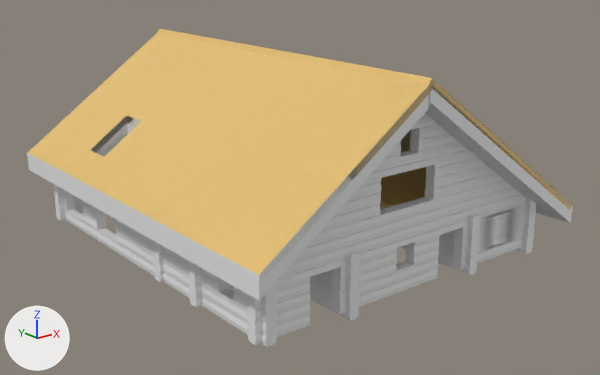
What one commit did to the FBX model Assets/Models/Cabin.fbx.
Camera for both pictures: a 50 mm lens placed at (-25.7, -22.1, 14.3), pointed at (-1.9, 7.7, 2.4). Lighting does not change. The marker at lower left points along +X, +Y and +Z. Where no turn or scale is listed for an object, it has been applied to the vertices. Vertices at the same position are counted once.

Objects in the first picture: 'Roof', 'Snowplane', 'UpperFloor', 'Walls'.
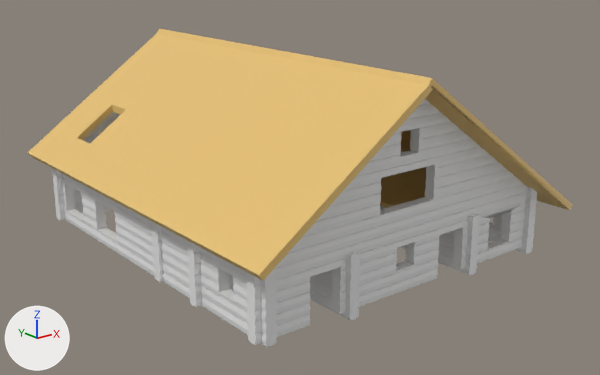
Where the newer file only moved an object's origin or applied its transform, the numbers keep the older frame.

Changed parts and their boxes [x1, y1, x2, y2] in the pictures (600 x 375 px):
'Walls', reshaped
    before: [54, 113, 536, 347]
    after: [52, 99, 537, 347]
'Snowplane', deleted
    before: [27, 30, 573, 301]
part 1 of me_cube_020, cut back
    before: [488, 211, 511, 249]
part 2 of me_cube_003, built on
    before: [29, 83, 428, 275]
    after: [28, 83, 428, 275]

The change, as a diff of the scene's bpy script:
```diff
--- a/Assets/Models/Cabin.fbx.py
+++ b/Assets/Models/Cabin.fbx.py
@@ me_cube_003 @@
 me_cube_003.from_pydata(...)  # 39 vertices, 33 faces; spans x -4.2..13.6, y -10.0..10.0, z -4.3..2.9
 # used by ob_roof; location = (-6.75, 8.5, 6.13)
 # verts and faces of me_cube_003; kept vertices keep their numbers, new ones are numbered from 39
 # before: 1 (-4.2, -10.0, -2.8) at pixel (258, 275), 3 (-4.2, 10.0, -2.8) at pixel (27, 152), 7 (3.5, 10.0, 2.6) at pixel (156, 33), 20 (3.5, -10.0, 2.6) at pixel (428, 85), 28 (-0.9, 5.3, -0.8) at pixel (127, 122)
 # before: 29 (-0.9, 3.8, -0.8), 30 (-2.9, 3.8, -2.2), 31 (-2.9, 5.3, -2.2), 35 (-2.9, 3.8, -1.9) at pixel (104, 156), 36 (-2.9, 5.3, -1.9) at pixel (90, 150)
 # before: 37 (-0.9, 5.3, -0.5) at pixel (126, 115), 38 (-0.9, 3.8, -0.5) at pixel (141, 120)
+# me_cube_003 part 2
+delete_vertices([35])  # with the faces that use them
+for i in [*range(28, 32)]: verts[i] += (0.2, 2.0, 0.1)
+for i in [36, 37, 38]: verts[i] += (0.2, 2.0, 0.2)
+verts[39] = (-2.7, 5.8, -1.7)  # pixel (90, 143)
+faces += [(1, 39, 36, 3), (29, 30, 39, 38), (30, 31, 36, 39), (7, 37, 38, 20), (1, 20, 38, 39)]
 me_cube_003.materials.append(mat_lattiakatto)
@@ me_cube_020 @@
 # used by ob_walls; location = (0.0, 0.0, 0.0)
-me_cube_020.from_pydata(...)  # 14831 vertices, 11178 faces; spans x -10.3..5.8, y -0.5..17.5, z -0.3..8.6
+me_cube_020.from_pydata(...)  # 14819 vertices, 11154 faces; spans x -10.3..5.8, y -0.5..17.5, z -0.3..8.6
+# me_cube_020 part 1
+# 12 vertices are removed from x 3.1, y -0.2, z 0.7..1.8
+# 26 faces are deleted
+# 2 new faces join them, mat_lattia (its picture is missing)
 me_cube_020.materials.append(mat_lattia)
@@ ob_snowplane @@
-ob_snowplane = bpy.data.objects.new('Snowplane', me_cube_054)
-ob_snowplane.location = (-6.75, 8.5, 6.13)
```
